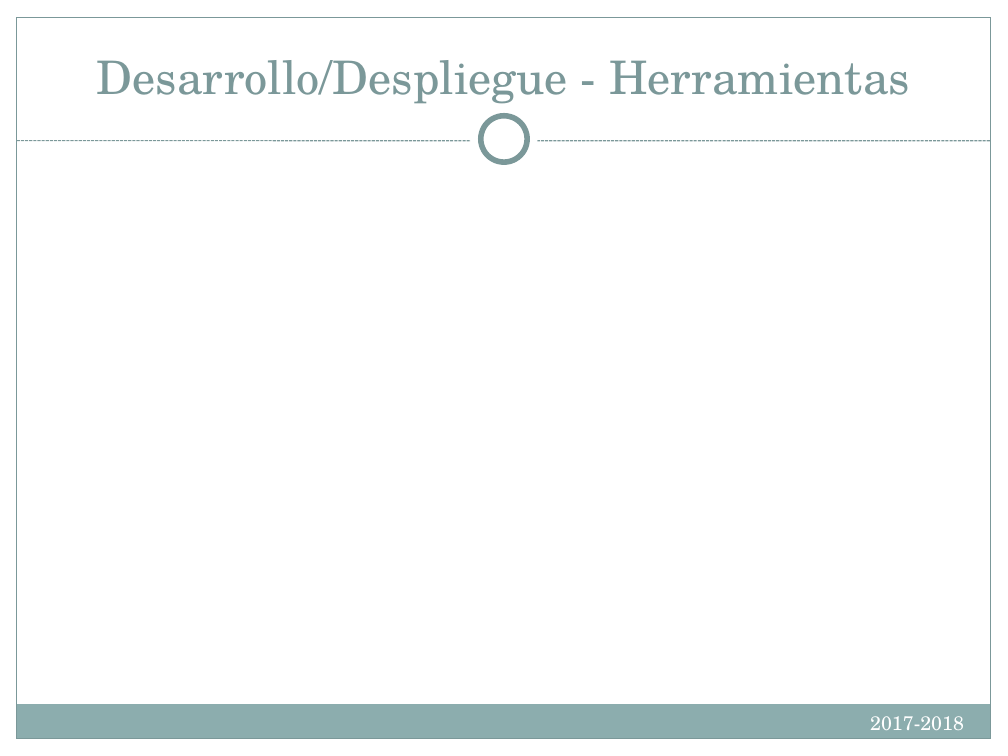
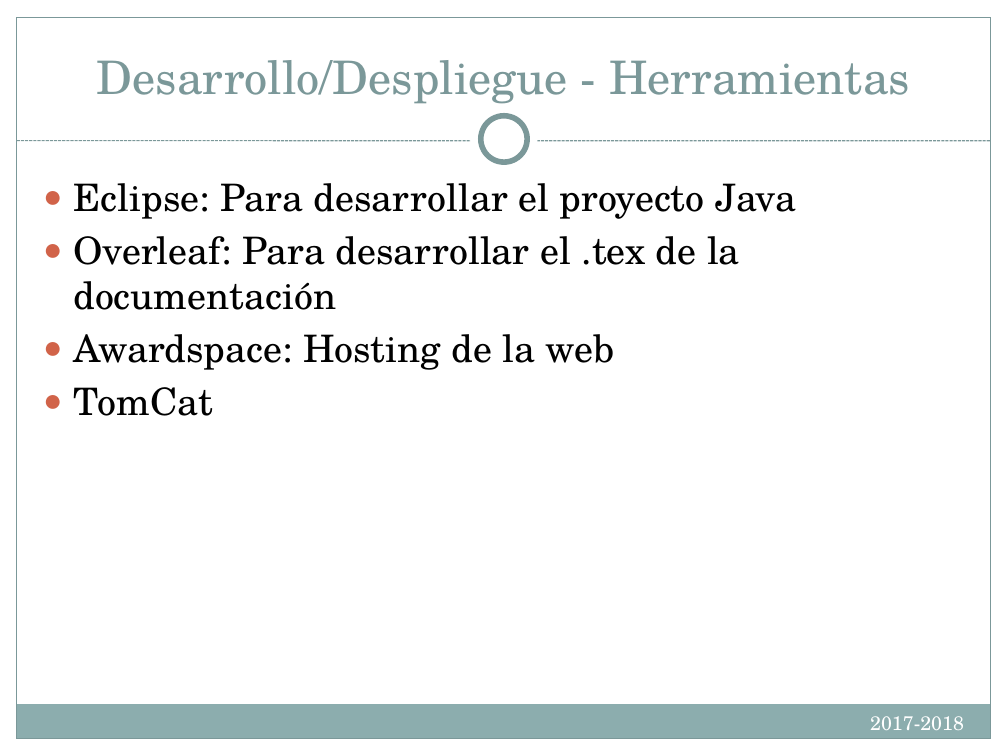
Before and after one commit to Compumatica/Proyecto-de-Ing-Software, a slide deck: slide 13 of docs/IntroIngSoft.PresentacionesFinales.pptx. Drawn at 1008x756 pixels with LibreOffice and Linux fonts; fonts in the diff are those of the drawing. Boxes give left, top, right and bottom in pixels: in the first picture for what was removed or moved away, otherwise in the second. Text is boxed around its words. In the diff, an @@ line names an element or a change of style, - is before the commit and + after.

```diff
--- a/docs/IntroIngSoft.PresentacionesFinales.pptx
+++ b/docs/IntroIngSoft.PresentacionesFinales.pptx
@@ text added at [73,183,796,416], 27 pt, text #000000 @@
+● Eclipse: Para desarrollar el proyecto Java
+● Overleaf: Para desarrollar el .tex de la documentación
+● Awardspace: Hosting de la web
+● TomCat
```
Also in this commit, not shown: 4 other slides changed.
